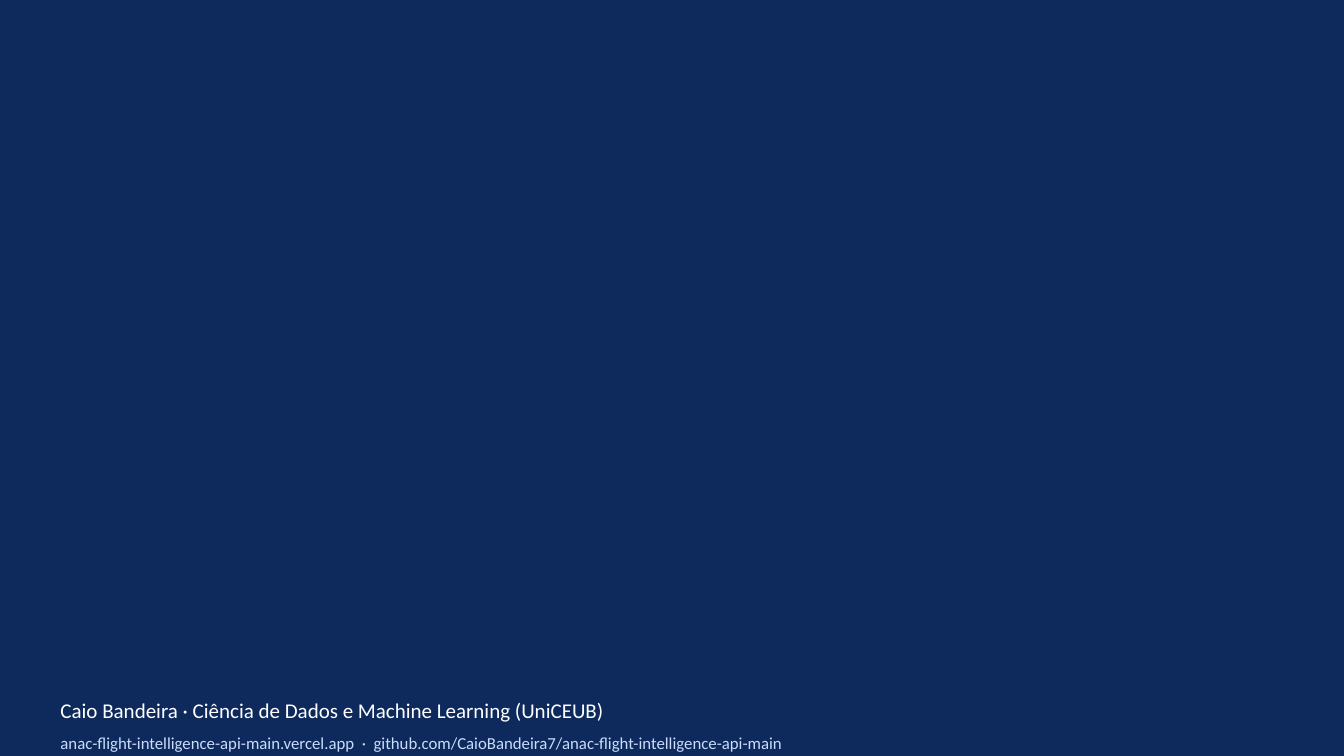
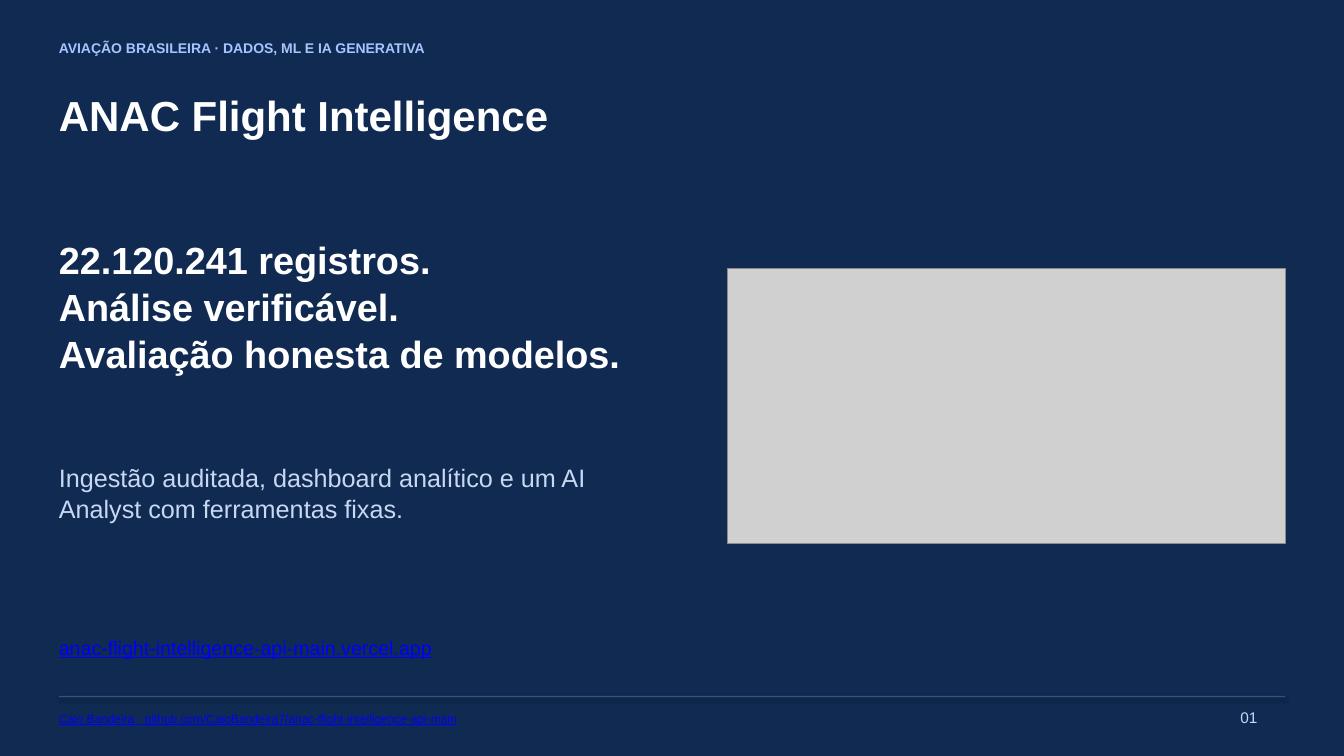
Before and after one commit to CaioBandeira7/anac-flight-intelligence-api-main, a slide deck: slide 1 of docs/portfolio/presentation/anac-flight-intelligence-apresentacao.pptx. Drawn at 1344x756 pixels with LibreOffice and Linux fonts; fonts in the diff are those of the drawing; grey boxes stand for pictures; background and template pictures are left out. Boxes give left, top, right and bottom in pixels: in the first picture for what was removed or moved away, otherwise in the second. Text is boxed around its words. In the diff, an @@ line names an element or a change of style, - is before the commit and + after.

```diff
--- a/docs/portfolio/presentation/anac-flight-intelligence-apresentacao.pptx
+++ b/docs/portfolio/presentation/anac-flight-intelligence-apresentacao.pptx
@@ background picture (left out) to #FFFFFF @@
@@ rectangle added at box(0, 0, 1344, 756), fill #102A52 @@
@@ text added at box(59, 42, 424, 56), 10 pt, text #A6C5FF, bold @@
+AVIAÇÃO BRASILEIRA · DADOS, ML E IA GENERATIVA
@@ text added at box(59, 100, 548, 140), 30 pt, text #FFFFFF, bold @@
+ANAC Flight Intelligence
@@ text added at box(59, 246, 430, 281), 27 pt, text #FFFFFF, bold @@
+22.120.241 registros.
@@ picture added at box(728, 268, 1286, 543) @@
@@ text added at box(59, 293, 399, 322), 27 pt, text #FFFFFF, bold @@
+Análise verificável.
@@ text added at box(59, 340, 620, 376), 27 pt, text #FFFFFF, bold @@
+Avaliação honesta de modelos.
@@ text added at box(59, 468, 585, 492), 18 pt, text #C6D8F2 @@
+Ingestão auditada, dashboard analítico e um AI
@@ text added at box(59, 499, 403, 523), 18 pt, text #C6D8F2 @@
+Analyst com ferramentas fixas.
@@ text added at box(59, 641, 432, 659), 14 pt, text #0000FF, underline @@
+anac-flight-intelligence-api-main.vercel.app
@@ text "Caio Bandeira · github.com/CaioBandeira7/anac-flight-intelli ..." at box(59, 714, 457, 725): vertical alignment middle to top @@
@@ rectangle: place and size @@
-rectangle at box(0, 673, 1344, 756)
+rectangle at box(58, 696, 1286, 697)
@@ rectangle at box(58, 696, 1286, 697): fill #0E2A5C to #38537A; outline #0E2A5C 1 pt to none; shadow on @@
@@ text at box(59, 714, 457, 725): text changed; size 12 to 8.5 pt; font Calibri to Arial; text colour #CADCFC to #0000FF @@
-anac-flight-intelligence-api-main.vercel.app · github.com/CaioBandeira7/anac-flight-intelligence-api-main
+Caio Bandeira · github.com/CaioBandeira7/anac-flight-intelligence-api-main
@@ text removed at box(60, 703, 603, 722) @@
-Caio Bandeira · Ciência de Dados e Machine Learning (UniCEUB)
@@ text added at box(1240, 712, 1257, 723), 11 pt, text #C6D8F2 @@
+01
```
Also in this commit, not shown: 9 slides added, 9 slides removed, 53 other files.
